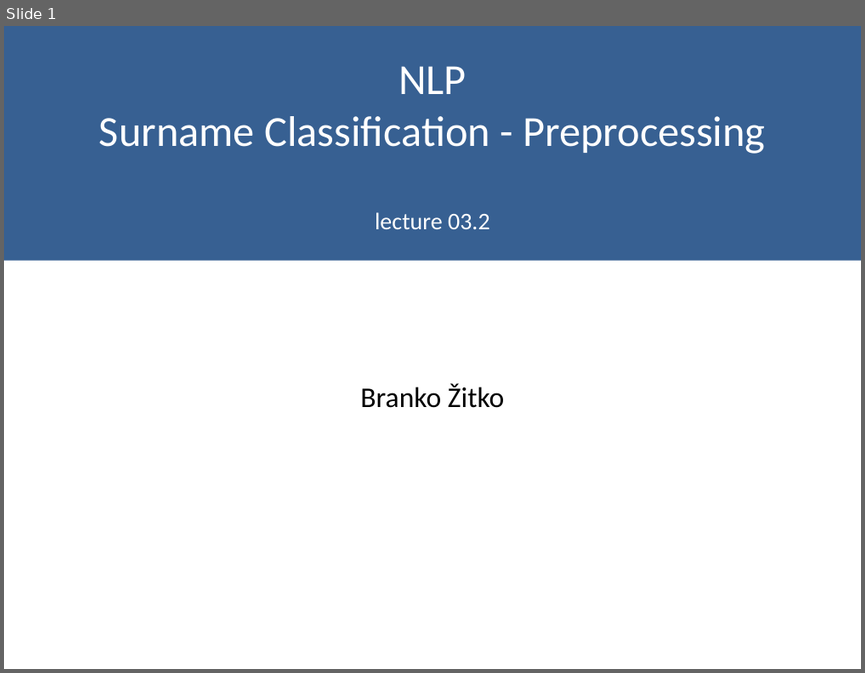
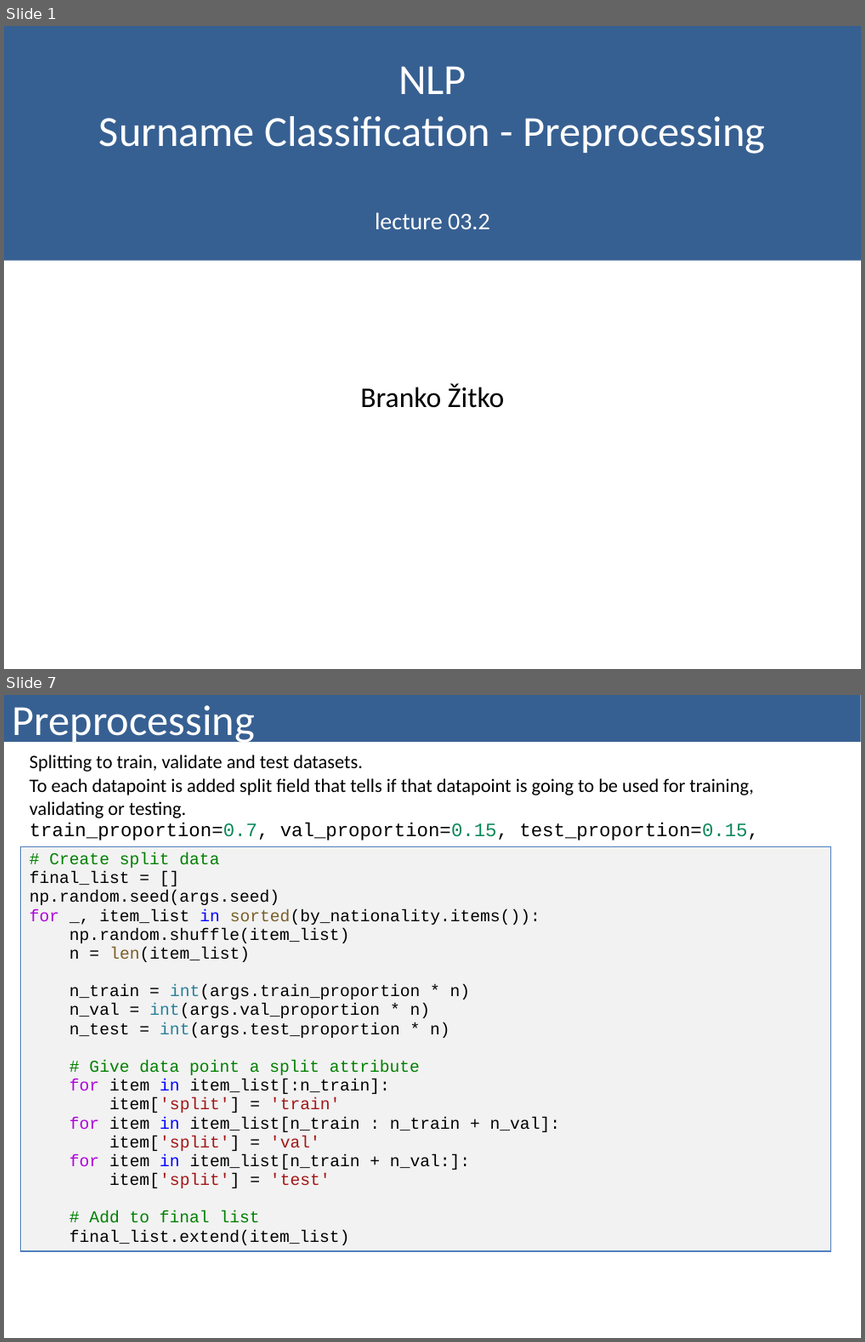
Before and after one commit to bzitko/nlp_repo, a slide deck: slides/nlp p03 feed forward networks/nlp p03.2 surname classification preprocessing.pptx. Shown one above the other, each under a label of ours: slide 1 before the commit, slides 1 and 7 after it; the slides between them are not shown. The pictures are 865x673 and 865x1342 pixels, drawn with LibreOffice and Linux fonts; fonts in the diff are those of the drawing. Boxes give left, top, right and bottom in pixels: in the first picture for what was removed or moved away, otherwise in the second. Text is boxed around its words. In the diff, an @@ line names an element or a change of style, - is before the commit and + after.

```diff
--- a/slides/nlp p03 feed forward networks/nlp p03.2 surname classification preprocessing.pptx
+++ b/slides/nlp p03 feed forward networks/nlp p03.2 surname classification preprocessing.pptx
@@ slide 7 added at (x1=4, y1=695, x2=861, y2=1338), background #FFFFFF @@
@@ title added at (x1=4, y1=695, x2=861, y2=742), fill #376092, 36 pt, text #FFFFFF @@
+Preprocessing
@@ table added at (x1=21, y1=746, x2=831, y2=1275), 2 rows, 1 columns @@
+Splitting to train, validate and test datasets. / To each datapoint is added split field that tells if that datapoint is going to be used for training, validating or testing. / train_proportion=0.7, val_proportion=0.15, test_proportion=0.15,
+# Create split data / final_list = [] / np.random.seed(args.seed) / for _, item_list in sorted(by_nationality.items()): / np.random.shuffle(item_list) / n = len(item_list) / n_train = int(args.train_proportion * n) / n_val = int(args.val_proportion * n) / n_test = int(args.test_proportion * n) / # Give data point a split attribute / for item in item_list[:n_train]: / item['split'] = 'train' / for item in item_list[n_train : n_train + n_val]: / item['split'] = 'val' / for item in item_list[n_train + n_val:]: / item['split'] = 'test' / # Add to final list / final_list.extend(item_list)
```
Also in this commit, not shown: 1 slide changed, 5 other slides added, 9 slides removed, 2 other files.
